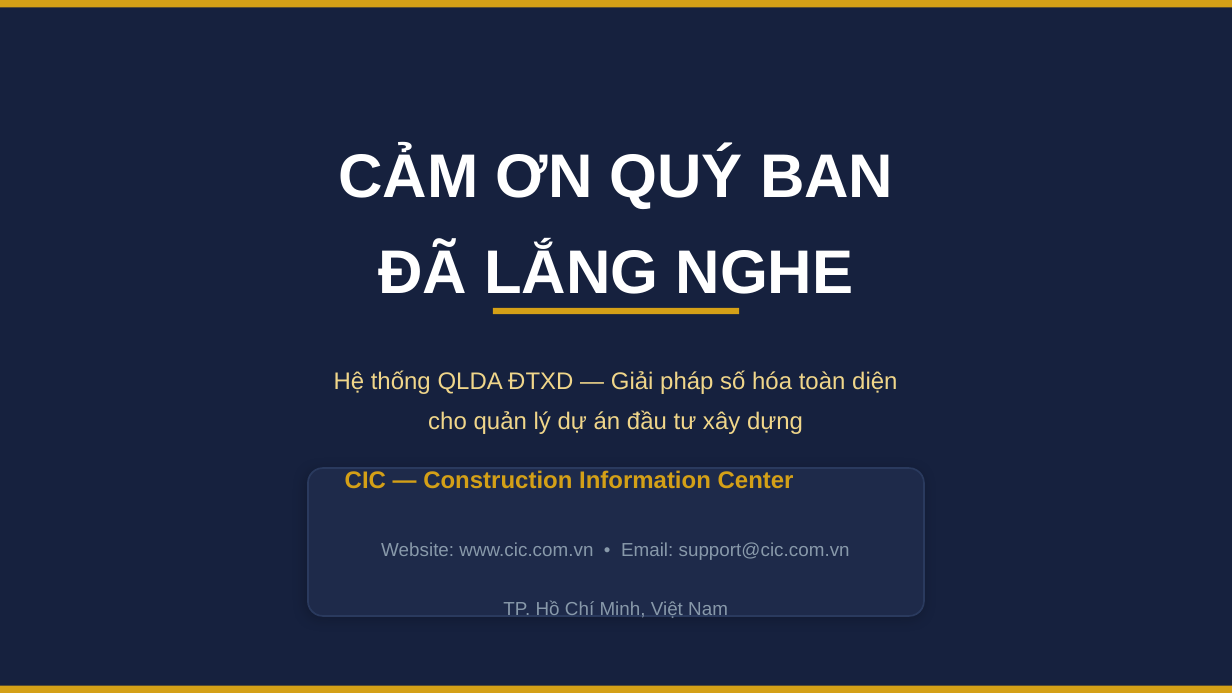
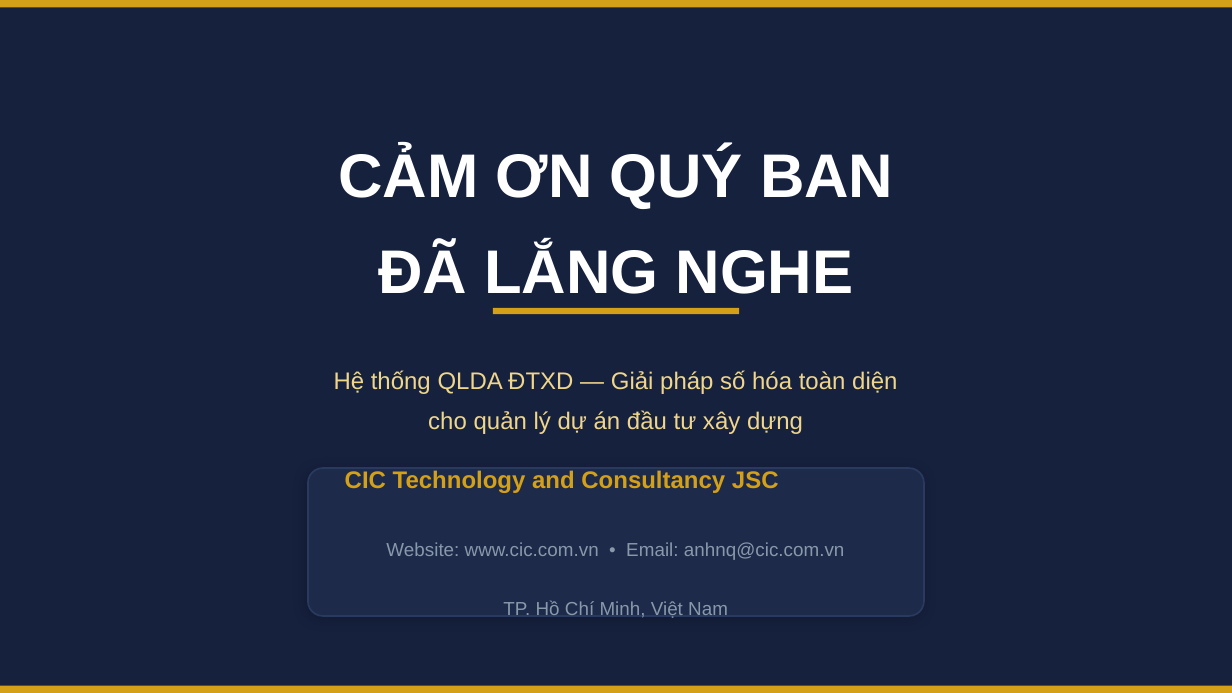
Before and after one commit to anhnq-lab/qlda-ddcn-hcm, a slide deck: slide 14 of ThuyetTrinh_PhanMem_QLDA_DTXD.pptx. Drawn at 1232x693 pixels with LibreOffice and Linux fonts; fonts in the diff are those of the drawing. Boxes give left, top, right and bottom in pixels: in the first picture for what was removed or moved away, otherwise in the second. Text is boxed around its words. In the diff, an @@ line names an element or a change of style, - is before the commit and + after.

```diff
--- a/ThuyetTrinh_PhanMem_QLDA_DTXD.pptx
+++ b/ThuyetTrinh_PhanMem_QLDA_DTXD.pptx
@@ text at bbox=[345, 470, 845, 560]: text changed @@
-CIC — Construction Information Center
-Website: www.cic.com.vn • Email: support@cic.com.vn
+CIC Technology and Consultancy JSC
+Website: www.cic.com.vn • Email: anhnq@cic.com.vn
```
Also in this commit, not shown: 2 other slides changed, 28 other files.
